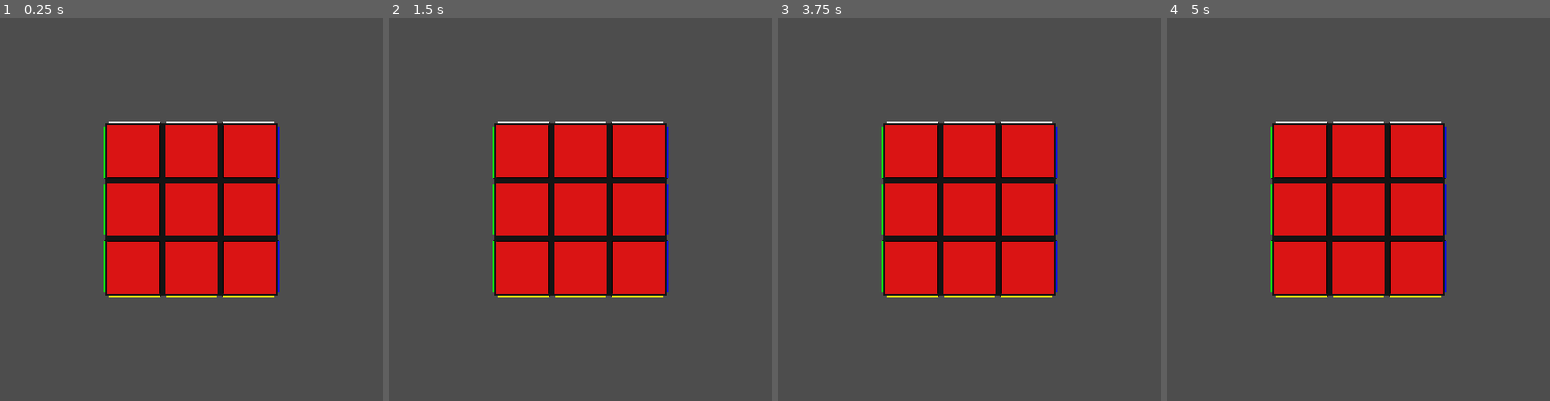
Above: before the commit, frames 1-4 (left to right).
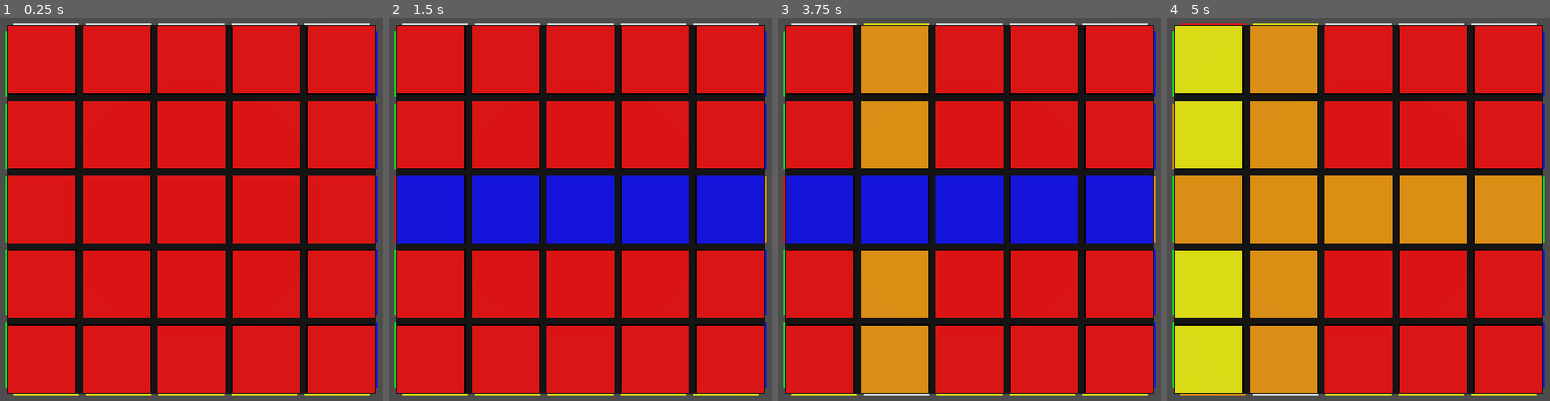
Above: after the commit, the same moments.

Repository: sieradzki/RLCubeSolver-Godot
Game: Godot game, scene res://CubeEnv/Cube.tscn
Two runs of this game, one before a commit and one after it. Both use one fixed random seed, a clock stepped at 60 frames per second and the inputs below. Before the commit the project has no main scene; this scene is started directly in both runs.
Inputs (mouse positions are in pixels of both pictures, inside the frame that each line leads up to):
- Up to frame 1 (0.25 s): no input
- Up to frame 2 (1.5 s): tap Enter at 0.5 s; move the mouse to (737, 190) at 0.52 s; hold D 0.53-1.28 s; hold U 0.53-1.28 s; click (737, 190) at 0.67 s; tap L at 0.8, 1.35 s; tap Space at 1.25 s; move the mouse to (438, 228) at 1.27 s
- Up to frame 3 (3.75 s): tap B at 1.55 s; tap Enter at 2, 3.5 s; move the mouse to (1038, 121) at 2.02 s; hold B 2.03-2.78 s; hold D 2.03-3.53 s; tap 1 at 2.3, 2.85 s; tap Space at 2.75 s; move the mouse to (935, 289) at 2.77 s; click (935, 289) at 2.92 s; tap 2 at 3.05 s; move the mouse to (outside the picture) at 3.52 s; hold 2 from 3.53 s (still down)
- Up to frame 4 (5 s): tap 3 at 3.8, 4.35 s; tap Space at 4.25 s; move the mouse to (outside the picture) at 4.27 s; release 2 at 4.28 s; tap U at 4.55 s

The runs differ from the first frame. In frame 1, 80% of the frame differs, in the area x 1-99%, y 1-99%; in frame 2, 86%; in frame 3, 88%; in frame 4, 88%.

Commit message:
Test rotations

Diff:
--- a/environment/Cube.tscn
+++ /dev/null
@@ -1,101 +0,0 @@
-[gd_scene load_steps=2 format=3 uid="uid://bbou6w41iat2s"]
-
-[sub_resource type="GDScript" id="GDScript_ar26n"]
-script/source = "extends Node
-
-var Piece = preload(\"res://Piece.tscn\")
-var pieces = []
-var pivot = self
-@export var size : int = 3
-
-enum FACES { UP, DOWN, RIGHT, LEFT, FRONT, BACK }
-
-func _ready():
-	var positions = get_positions(size)
-	var instance: Node3D = Piece.instantiate()
-	for x in positions:
-		for y in positions:
-			for z in positions:
-				var piece = instance.duplicate()
-				piece.position = Vector3(x, y, z)
-				pieces.append(piece)
-				add_child(piece)
-				# Hide unseen faces
-				piece.get_child(0).get_child(FACES.UP).visible = y == positions[-1]
-				piece.get_child(0).get_child(FACES.DOWN).visible = y == positions[0]
-				piece.get_child(0).get_child(FACES.RIGHT).visible = x == positions[-1]
-				piece.get_child(0).get_child(FACES.LEFT).visible = x == positions[0]
-				piece.get_child(0).get_child(FACES.FRONT).visible = z == positions[0]
-				piece.get_child(0).get_child(FACES.BACK).visible = z == positions[-1]
-	get_cube_state_signature()
-
-func get_positions(size):
-	# This makes sure the cube is centered on the scene
-	if size % 2 == 0:
-		# If the number is even, the positive side will have +1 pieces
-		return Array(range((-size / 2)+1, size / 2 + 1))
-	else:
-		return Array(range(-(size / 2), size / 2 + 1))
-
-func get_cube_state_signature():
-	var sum = Vector3.ZERO
-	for cube in get_children():
-		sum = cube.rotation + sum
-	print(sum.length_squared())
-
-func rotate_face(face_index, depth, dir = 1):
-	# Set the correct pivot position for rotation
-	pivot = get_pivot_position(face_index, depth)
-	var group = get_group(face_index, depth)
-	reparent_to_pivot(group)
-	rotate_group(face_index, dir)
-	reparent_to_origin()
-	get_cube_state_signature()
-
-func rotate_group(idx, dir):
-	var rot_angle = PI / 2 * dir
-	match idx:
-		0,1:
-			pivot.rotate_x(rot_angle)
-		2,3:
-			pivot.rotate_y(rot_angle)
-		4,5:
-			pivot.rotate_z(rot_angle)
-
-func get_pivot_position(face, depth):
-	var mid = size / 2 # The middle of the cube in local coordinates
-	var pivot_positions = [
-		Vector3(mid, 0, 0), Vector3(-mid, 0, 0),  # Right, Left
-		Vector3(0, mid, 0), Vector3(0, -mid, 0),  # Up, Down
-		Vector3(0, 0, mid), Vector3(0, 0, -mid)   # Front, Back
-	]
-	return pivot_positions[face]
-
-func get_group(face, depth):
-	var pivot_pos = [Vector3(-1,0,0),Vector3(1,0,0),Vector3(0,-1,0),Vector3(0,1,0),Vector3(0,0,-1),Vector3(0,0,1)]
-	var group = []
-	for cube in get_children():
-		if abs(cube.position.dot(pivot_pos[face])) == depth:
-			group.append(cube)
-	if depth == 1: # If rotating the outer layer, set the pivot to one of the cubes in the group
-		pivot = group[0]
-	return group
-
-func is_approx_equal(value1: float, value2: float, epsilon: float = 0.00001) -> bool:
-	return abs(value1 - value2) < epsilon
-
-func reparent_to_pivot(group):
-	var node = pivot.get_node(\"Body\").get_node(\"Cubes\")
-	for cube in group:
-		if cube != pivot:
-			cube.reparent(node)
-
-
-func reparent_to_origin():
-	if pivot != self:
-		for cube in pivot.get_node(\"Body\").get_node(\"Cubes\").get_children():
-			cube.reparent(self)
-"
-
-[node name="Cube" type="Node3D"]
-script = SubResource("GDScript_ar26n")
--- a/environment/CubeEnv/Cube.gd
+++ b/environment/CubeEnv/Cube.gd
@@ -4,7 +4,7 @@
 # Preload the small piece
 var piece_scene = preload("res://CubeEnv/Piece.tscn")
 
-@export var cube_size = 3
+@export var cube_size = 5
 
 enum CubeSide { TOP, BOTTOM, LEFT, RIGHT, FRONT, BACK }
 
@@ -16,6 +16,21 @@
 		rotate_side(CubeSide.LEFT, 1, true)
 	elif Input.is_key_pressed(KEY_F):
 		rotate_side(CubeSide.FRONT, 0, false)
+	elif Input.is_key_pressed(KEY_U):
+		rotate_side(CubeSide.TOP, 0, true)
+	elif Input.is_key_pressed(KEY_D):
+		rotate_side(CubeSide.BOTTOM, cube_size - 1, false)
+	elif Input.is_key_pressed(KEY_L):
+		rotate_side(CubeSide.RIGHT, cube_size - 1, true)
+	elif Input.is_key_pressed(KEY_B):
+		rotate_side(CubeSide.BACK, 1, false)
+	# Handling for rotating different layers
+	elif Input.is_key_pressed(KEY_1):
+		rotate_side(CubeSide.LEFT, 0, true)
+	elif Input.is_key_pressed(KEY_2):
+		rotate_side(CubeSide.LEFT, 1, true)
+	elif Input.is_key_pressed(KEY_3):
+		rotate_side(CubeSide.LEFT, 2, true)
 
 func create_cube(size):
 	# Center the cube on the scene
--- a/environment/Piece.tscn
+++ /dev/null
@@ -1,56 +0,0 @@
-[gd_scene load_steps=8 format=3 uid="uid://bdm35vx4k8v8u"]
-
-[sub_resource type="StandardMaterial3D" id="StandardMaterial3D_2ww62"]
-albedo_color = Color(0, 0, 0, 1)
-
-[sub_resource type="StandardMaterial3D" id="StandardMaterial3D_rqfw5"]
-
-[sub_resource type="StandardMaterial3D" id="StandardMaterial3D_xs2vc"]
-albedo_color = Color(1, 1, 0, 1)
-
-[sub_resource type="StandardMaterial3D" id="StandardMaterial3D_jb23g"]
-albedo_color = Color(0, 0, 1, 1)
-
-[sub_resource type="StandardMaterial3D" id="StandardMaterial3D_j367g"]
-albedo_color = Color(0, 1, 0, 1)
-
-[sub_resource type="StandardMaterial3D" id="StandardMaterial3D_reto8"]
-albedo_color = Color(1, 0.647059, 0, 1)
-
-[sub_resource type="StandardMaterial3D" id="StandardMaterial3D_rp8dq"]
-albedo_color = Color(1, 0, 0, 1)
-
-[node name="Piece" type="Node3D"]
-
-[node name="Body" type="CSGBox3D" parent="."]
-material = SubResource("StandardMaterial3D_2ww62")
-
-[node name="Up" type="CSGBox3D" parent="Body"]
-transform = Transform3D(1.91069e-15, 4.37114e-08, 1, 1, -4.37114e-08, 0, 4.37114e-08, 1, -4.37114e-08, 0, 0.525, 0)
-size = Vector3(0.05, 0.9, 0.9)
-material = SubResource("StandardMaterial3D_rqfw5")
-
-[node name="Down" type="CSGBox3D" parent="Body"]
-transform = Transform3D(1.91069e-15, 4.37114e-08, 1, 1, -4.37114e-08, 0, 4.37114e-08, 1, -4.37114e-08, 0, -0.525, 0)
-size = Vector3(0.05, 0.9, 0.9)
-material = SubResource("StandardMaterial3D_xs2vc")
-
-[node name="Right" type="CSGBox3D" parent="Body"]
-transform = Transform3D(1, 0, 0, 0, 1, 0, 0, 0, 1, 0.525, 0, 0)
-size = Vector3(0.05, 0.9, 0.9)
-material = SubResource("StandardMaterial3D_jb23g")
-
-[node name="Left" type="CSGBox3D" parent="Body"]
-transform = Transform3D(1, 0, 0, 0, 1, 0, 0, 0, 1, -0.525441, 0, 0)
-size = Vector3(0.05, 0.9, 0.9)
-material = SubResource("StandardMaterial3D_j367g")
-
-[node name="Front" type="CSGBox3D" parent="Body"]
-transform = Transform3D(-4.37114e-08, 0, 1, 0, 1, 0, -1, 0, -4.37114e-08, 0, 0, -0.525)
-size = Vector3(0.05, 0.9, 0.9)
-material = SubResource("StandardMaterial3D_reto8")
-
-[node name="Back" type="CSGBox3D" parent="Body"]
-transform = Transform3D(-4.37114e-08, 0, 1, 0, 1, 0, -1, 0, -4.37114e-08, 0, 0, 0.525)
-size = Vector3(0.05, 0.9, 0.9)
-material = SubResource("StandardMaterial3D_rp8dq")
--- a/environment/project.godot
+++ b/environment/project.godot
@@ -11,6 +11,6 @@
 [application]
 
 config/name="CubeEnvironment"
-run/main_scene="res://main.tscn"
+run/main_scene="res://CubeEnv/Cube.tscn"
 config/features=PackedStringArray("4.2", "Forward Plus")
 config/icon="res://icon.svg"
